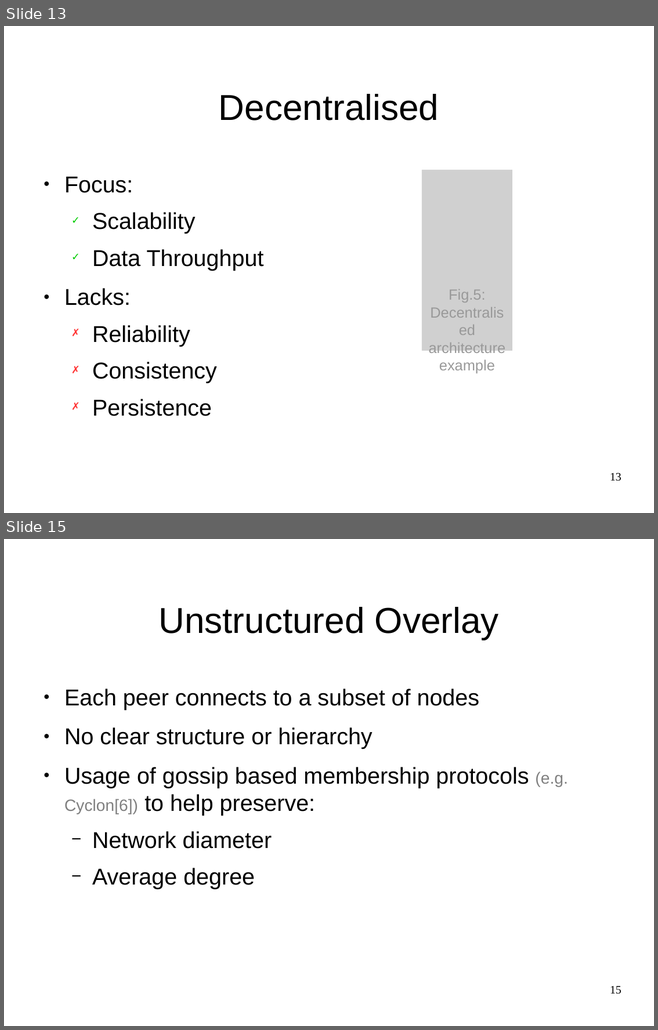
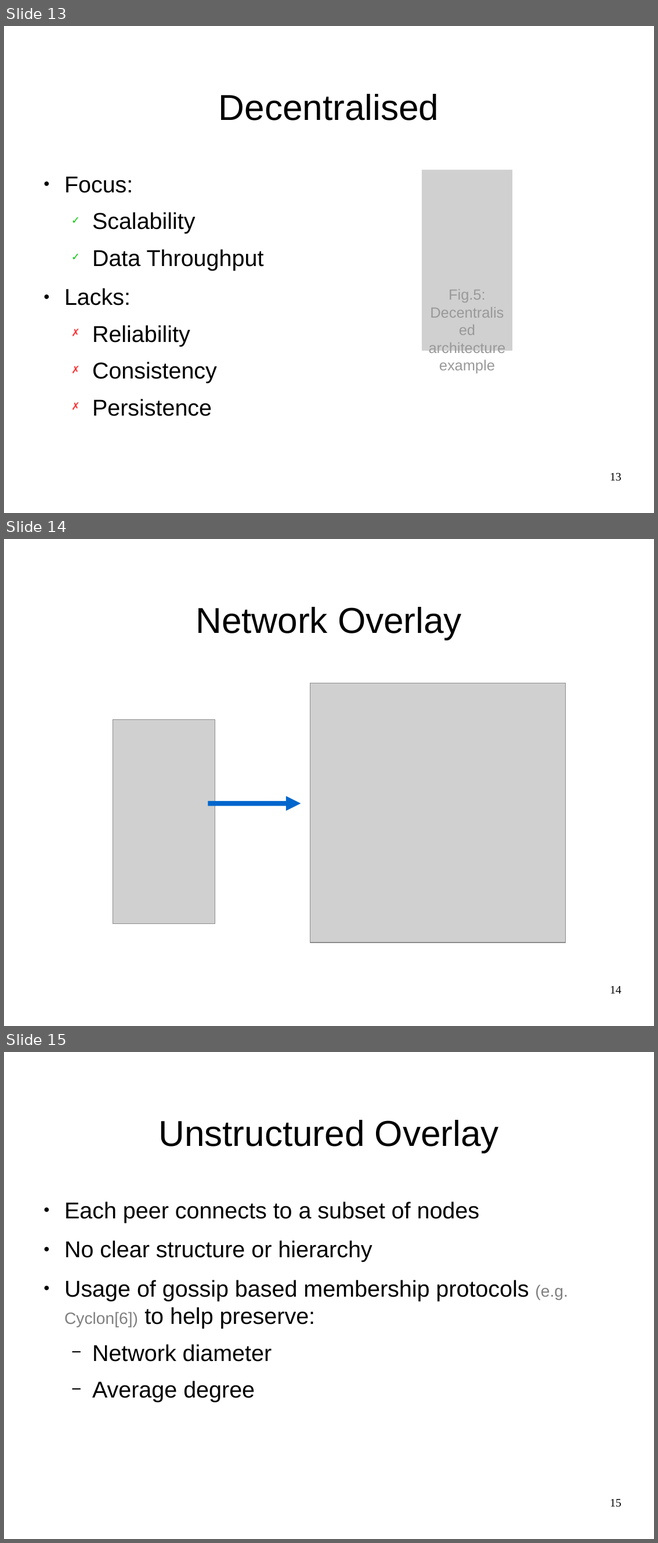
Before and after one commit to JGAntunes/pulsarcast, a slide deck: project-report/presentation.odp. Shown one above the other, each under a label of ours: slides 13 and 15 before the commit, slides 13, 14 and 15 after it; the slides between them are not shown. The pictures are 658x1030 and 658x1543 pixels, drawn with LibreOffice and Linux fonts; fonts in the diff are those of the drawing; grey boxes stand for pictures; background and template pictures are left out. Boxes give left, top, right and bottom in pixels: in the first picture for what was removed or moved away, otherwise in the second. Text is boxed around its words. In the diff, an @@ line names an element or a change of style, - is before the commit and + after.

```diff
--- a/project-report/presentation.odp
+++ b/project-report/presentation.odp
@@ slide 14 added at <box>4,539,654,1026</box>, background #FFFFFF @@
@@ title added at <box>195,607,462,640</box>, 44 pt, text #000000 @@
+Network Overlay
@@ picture added at <box>310,683,566,943</box> @@
@@ picture added at <box>112,720,215,924</box> @@
@@ arrow added from (208, 803) to (300, 803), #0066CC 6.01 pt @@
@@ page number added at <box>610,986,621,994</box>, 14 pt, text #000000 @@
+14
```
Also in this commit, not shown: 11 slides changed, 2 other slides added, 1 slide removed, 1 other file.
